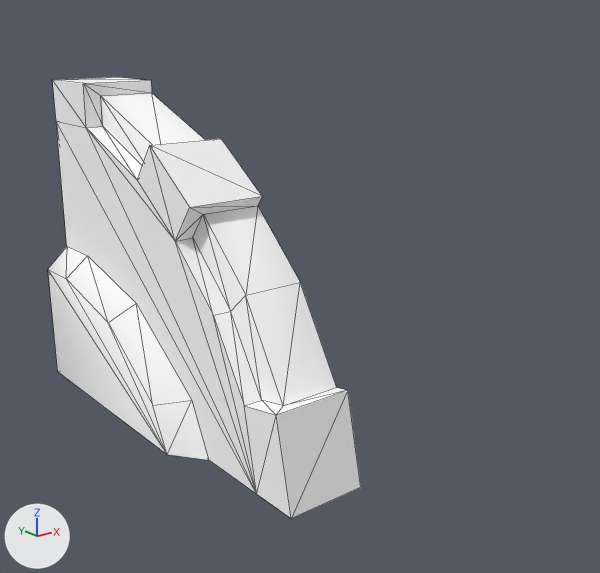
Two versions of the OBJ model Assets/Art/Nova1492/GXConverted/Models/UnitParts/ArmWeapons/datan_common__01_RArm_0667c163.obj, one commit apart.
The view is the same before and after, from a 50 mm lens placed at (-2.08, -2.6, 1.51), pointed at (-0.19, -0.23, 0.56). The axes (+X, +Y, +Z) are drawn at lower left. The lights are the same throughout. The older version comes first. Mesh edges are drawn as thin lines. Where no turn or scale is listed for an object, it has been applied to the vertices.

Names of what the first picture shows: 'datan_common__01_RArm_0667c163'.
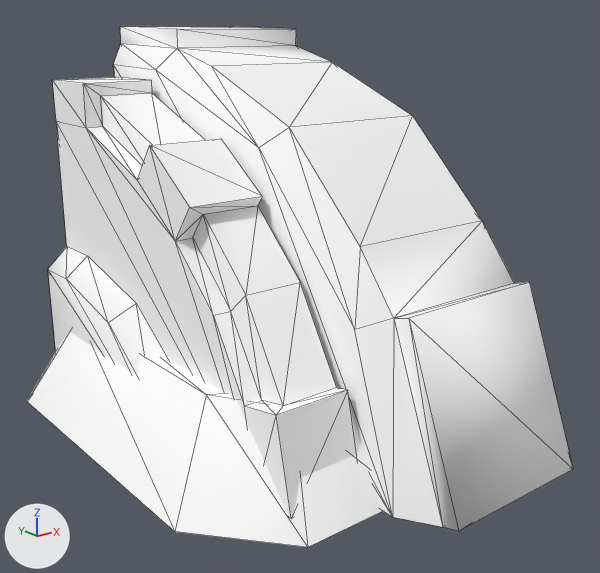
Location of each change, [x1, y1, x2, y2] in pixels of the pictures (600 x 573 px):
'datan_common__01_RArm_0667c163_mesh07', added
    after: [113, 26, 573, 531]
'datan_common__01_RArm_0667c163_mesh00', added
    after: [27, 332, 382, 547]

Edits to the bpy script that builds the scene:
```text
Add me_datan_common__01_rarm_0667c163_mesh07:
    me_datan_common__01_rarm_0667c163_mesh07.from_pydata(...)  # 30 vertices, 52 faces; spans x -0.39..0.3, y -1.16..0.89, z 0.0..1.51
    me_datan_common__01_rarm_0667c163_mesh07.materials.append(mat_datan_common__01_rarm_0667c163)  # white #ffffff
Add me_datan_common__01_rarm_0667c163_mesh00:
    me_datan_common__01_rarm_0667c163_mesh00.from_pydata([(-0.61, -0.73, 0.36), (-0.36, -0.73, 0.36), (-0.77, -0.47, 0.36), (-0.77, 0.5, 0.36), (-0.63, 0.73, 0.36), (-0.35, 0.73, 0.36), (-0.21, 0.5, 0.36), (-0.21, -0.47, 0.36), (-0.7, -0.91, 0.0), (-0.27, -0.91, 0.0), (-0.97, 0.62, 0.0), (-0.97, -0.59, 0.0), (-0.25, 0.91, 0.0), (-0.73, 0.91, 0.0), (0.0, -0.59, 0.0), (0.0, 0.62, 0.0)], [], [(0, 1, 2), (3, 2, 4), (2, 1, 4), (5, 4, 6), (4, 1, 6), (6, 1, 7), (8, 9, 0), (1, 0, 9), (10, 11, 3), (2, 3, 11), (12, 13, 5), (4, 5, 13), (14, 15, 7), (6, 7, 15), (11, 8, 2), (0, 2, 8), (7, 1, 14), (9, 14, 1), (13, 10, 4), (3, 4, 10), (15, 12, 6), (5, 6, 12)])
    me_datan_common__01_rarm_0667c163_mesh00.materials.append(mat_datan_common__01_rarm_0667c163)  # white #ffffff
Add ob_datan_common__01_rarm_0667c163_mesh07:
    ob_datan_common__01_rarm_0667c163_mesh07 = bpy.data.objects.new('datan_common__01_RArm_0667c163_mesh07', me_datan_common__01_rarm_0667c163_mesh07)
    ob_datan_common__01_rarm_0667c163_mesh07.location = (0.0, 0.0, 0.0)
Add ob_datan_common__01_rarm_0667c163_mesh00:
    ob_datan_common__01_rarm_0667c163_mesh00 = bpy.data.objects.new('datan_common__01_RArm_0667c163_mesh00', me_datan_common__01_rarm_0667c163_mesh00)
    ob_datan_common__01_rarm_0667c163_mesh00.location = (0.0, 0.0, 0.0)
```
